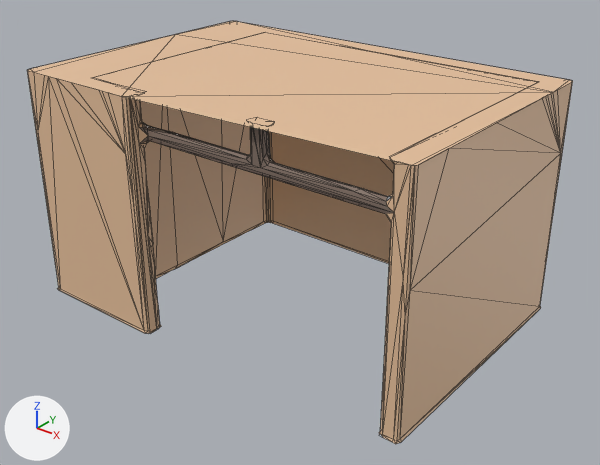
Two versions of the glTF model docs/univers/archipeo/batiments/modeles/6e-batiment-preau-de-voix/etape-1.glb, one commit apart.
Both versions are drawn from a 50 mm camera at (1.011, -1.187, 0.963) aimed at (0.004, 0.071, 0.183). Arrows for +X, +Y and +Z are at lower left; the lights stay in place. The picture after the commit comes second. Mesh edges are drawn as thin lines. Vertices at exactly the same position are counted once.

Objects in the first picture: 'geometry_0'.
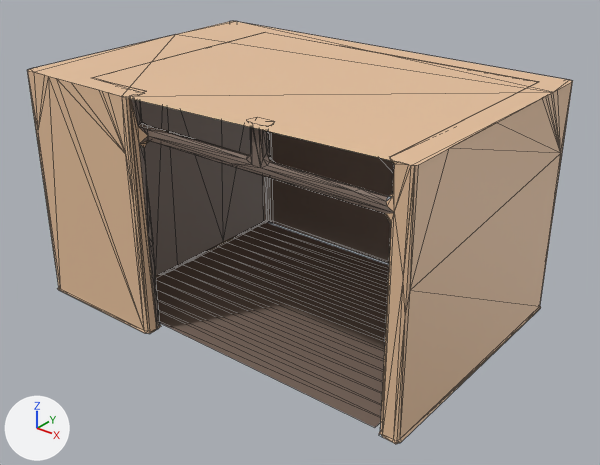
What differs and where, as boxes [x1, y1, x2, y2] in the pictures (600 x 465 px; the box of a moved part takes in the faces that stretch with it):
part 1 of me_geometry_0, added (brown)
    after: [156, 222, 389, 427]
part 2 of me_geometry_0, moved or reshaped
    both: [122, 97, 157, 331]
part 3 of me_geometry_0, recoloured (darker)
    both: [135, 100, 394, 327]

What changed in the scene script:
```text
Change me_geometry_0:
    used by ob_geometry_0; location = (0.0, 0.0, 0.0)
    remove me_geometry_0.from_pydata(...)  # 404 vertices, 627 faces; spans x -0.488..0.431, y -0.224..0.407, z 0.0..0.516
    add me_geometry_0.from_pydata(...)  # 440 vertices, 720 faces; spans x -0.488..0.431, y -0.224..0.407, z 0.0..0.516
    me_geometry_0 part 1: a new loose piece of 36 vertices spanning x -0.345..0.375, y -0.179..0.353, z 0.003, in mat_defaultmaterial
    me_geometry_0 part 2
    27 faces are deleted
    4 vertices move within x -0.477..-0.174, y -0.211..0.407, z 0.0..0.516
    86 new faces join them
    me_geometry_0 part 3: 173 kept faces spanning x -0.345..0.388, y -0.2..0.367, z 0.0..0.516 get new vertex colours; the middle colour goes from beige #e9c29d to brown #837166
```
